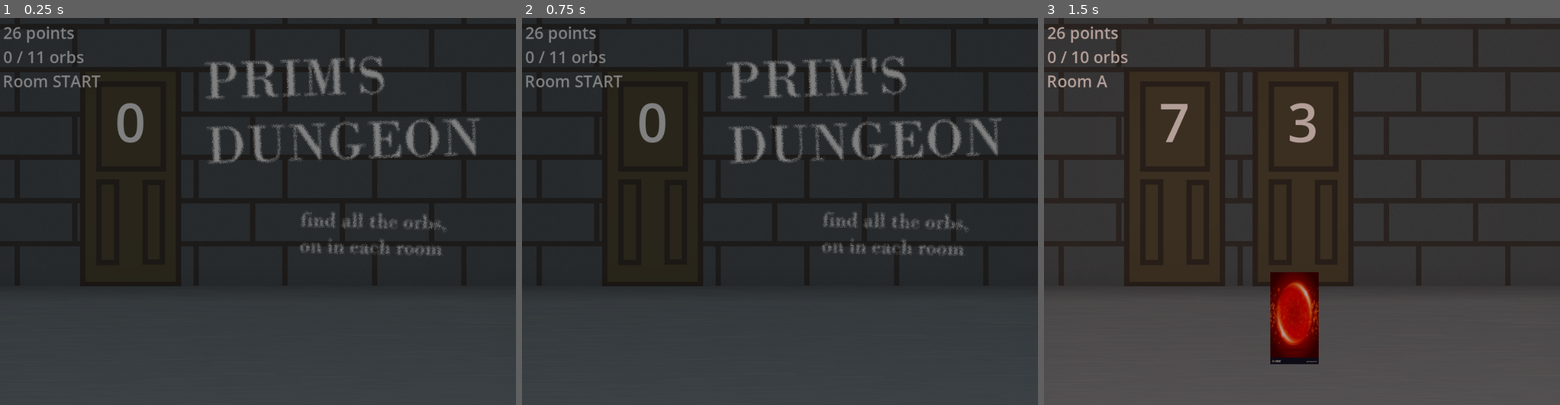
Above: before the commit, frames 1-3 (left to right).
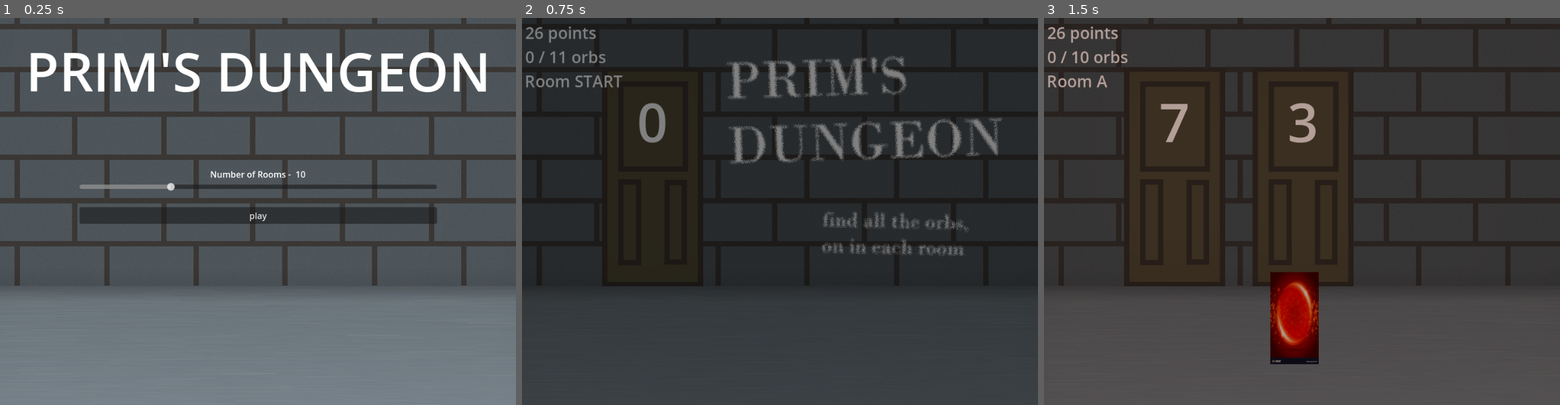
Above: after the commit, the same moments.

Repository: DasParijat/Prims-Dungeon
Game: Godot game, scene res://Home Menu/home_menu.tscn
Two runs of this game, one before a commit and one after it. Both use one fixed random seed, a clock stepped at 60 frames per second and the inputs below. Before the commit the project starts from res://Game/game.tscn.
Inputs (mouse positions are in pixels of both pictures, inside the frame that each line leads up to):
- Up to frame 1 (0.25 s): no input
- Up to frame 2 (0.75 s): click (780, 215) at 0.5 s, where only the run after the commit has a clickable "play"
- Up to frame 3 (1.5 s): click "efef" at 1.25 s

The runs differ from the first frame. In frame 1, 95% of the frame differs, in the area x 0-100%, y 0-100%; in frame 2, nothing differs; in frame 3, nothing differs.

Commit message:
Can play game scene from home menu
Project opens with home menu instead of game scene, as well as modifying project settings to be more fitting for Prim's Dunegon

Diff:
--- a/Home Menu/home_menu.gd
+++ b/Home Menu/home_menu.gd
@@ -1,12 +1,7 @@
 extends Control
 class_name HomeMenu
 
+const GAME_SCENE : PackedScene = preload("res://Game/game.tscn")
 
-# Called when the node enters the scene tree for the first time.
-func _ready() -> void:
-	pass # Replace with function body.
-
-
-# Called every frame. 'delta' is the elapsed time since the previous frame.
-func _process(delta: float) -> void:
-	pass
+func _on_play_button_pressed() -> void:
+	get_tree().change_scene_to_packed(GAME_SCENE)
--- a/Home Menu/home_menu.tscn
+++ b/Home Menu/home_menu.tscn
@@ -75,3 +75,4 @@
 text = "play"
 
 [connection signal="value_changed" from="MarginContainer/VSplitContainer/MarginContainer/VBoxContainer/RoomSlider/HSlider" to="MarginContainer/VSplitContainer/MarginContainer/VBoxContainer/RoomSlider" method="_on_h_slider_value_changed"]
+[connection signal="pressed" from="MarginContainer/VSplitContainer/MarginContainer/VBoxContainer/PlayButton" to="." method="_on_play_button_pressed"]
--- a/project.godot
+++ b/project.godot
@@ -10,10 +10,10 @@
 
 [application]
 
-config/name="GameJamSpring2025"
-run/main_scene="res://Game/game.tscn"
+config/name="Prim's Dungeon"
+run/main_scene="res://Home Menu/home_menu.tscn"
 config/features=PackedStringArray("4.3", "Forward Plus")
-config/icon="res://icon.svg"
+config/icon="res://Assets/Images/Room/DungeonRoomBackground.png"
 
 [autoload]
 
Not shown, changed: README.md
